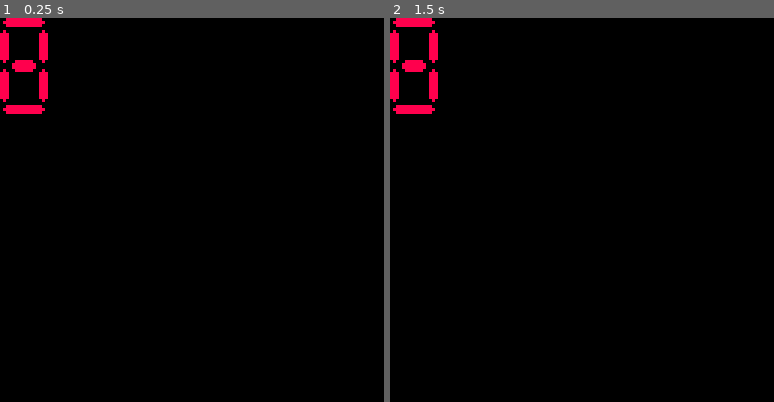
Above: before the commit, frames 1-2 (left to right).
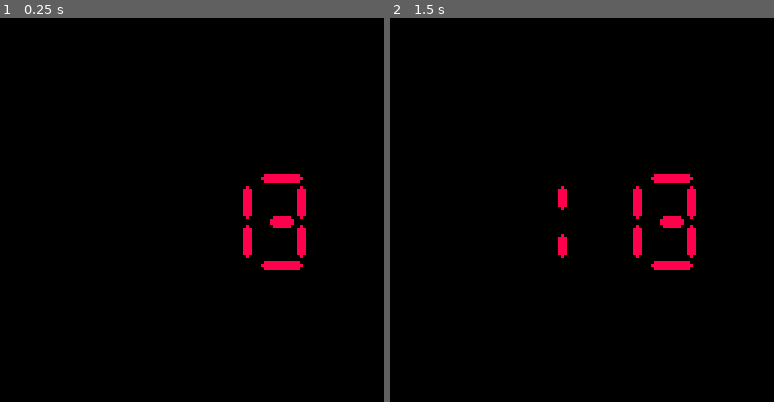
Above: after the commit, the same moments.

Repository: junkdeck/pico-8-segment
Game: PICO-8 cartridge clock.p8
Same seed, same stepped clock (60 frames per second), same inputs: the game is played once before the commit and once after it.
Inputs:
- Up to frame 1 (0.25 s): no input
- Up to frame 2 (1.5 s): no input

The runs differ from the first frame. In frame 1, 2.7% of the frame differs, in the area x 0-80%, y 0-66%; in frame 2, 2.9%.

Commit message:
display h:m with blinking separator

Diff:
--- a/main.lua
+++ b/main.lua
@@ -54,11 +54,20 @@
   h = stat(93)
   m = stat(94)
   s = stat(95)
+
+  -- left offset
+  loff = 12
+  -- top offset
+  toff = 12
 end
 
 function _draw()
   cls()
-  -- print(year.."/"..day.."/"..month)
 
-  drawdigit(nums[8])
+  stringdigit(fh,loff,64-toff)
+  if(s % 2 == 0) then
+    stringdigit("c",loff+36,64-toff)
+  end
+  stringdigit(m,loff+56,64-toff, 0 )
+  --print(year.."/"..day.."/"..month, 24, 88,8)
 end
